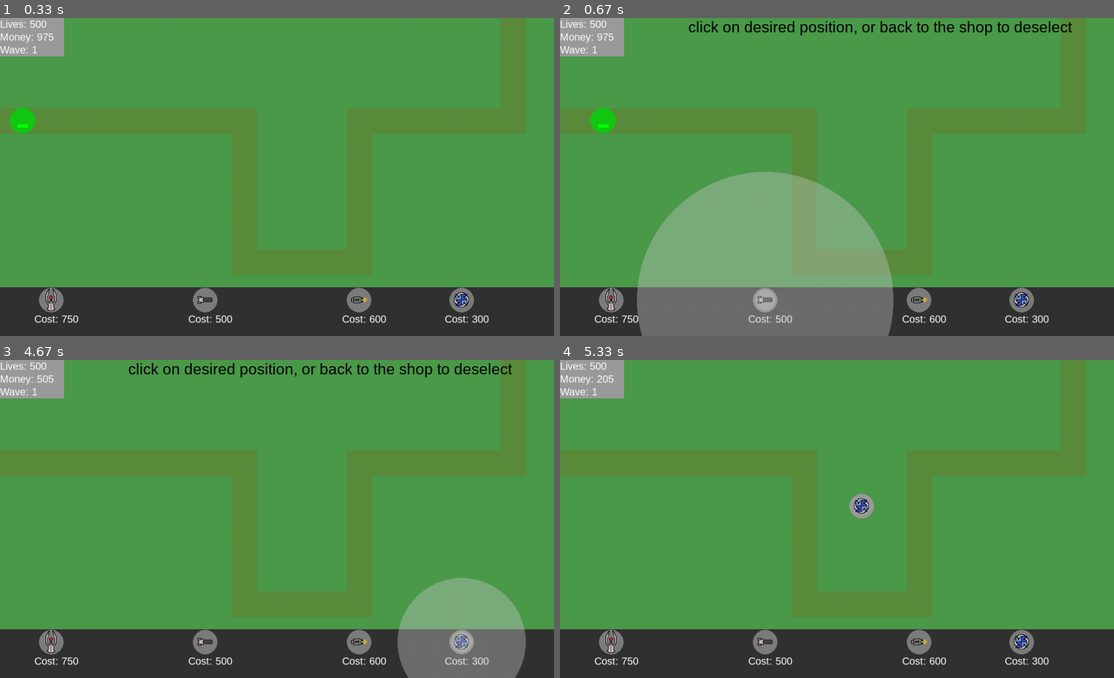
Above: before the commit, frames 1-4 (two rows, left to right).
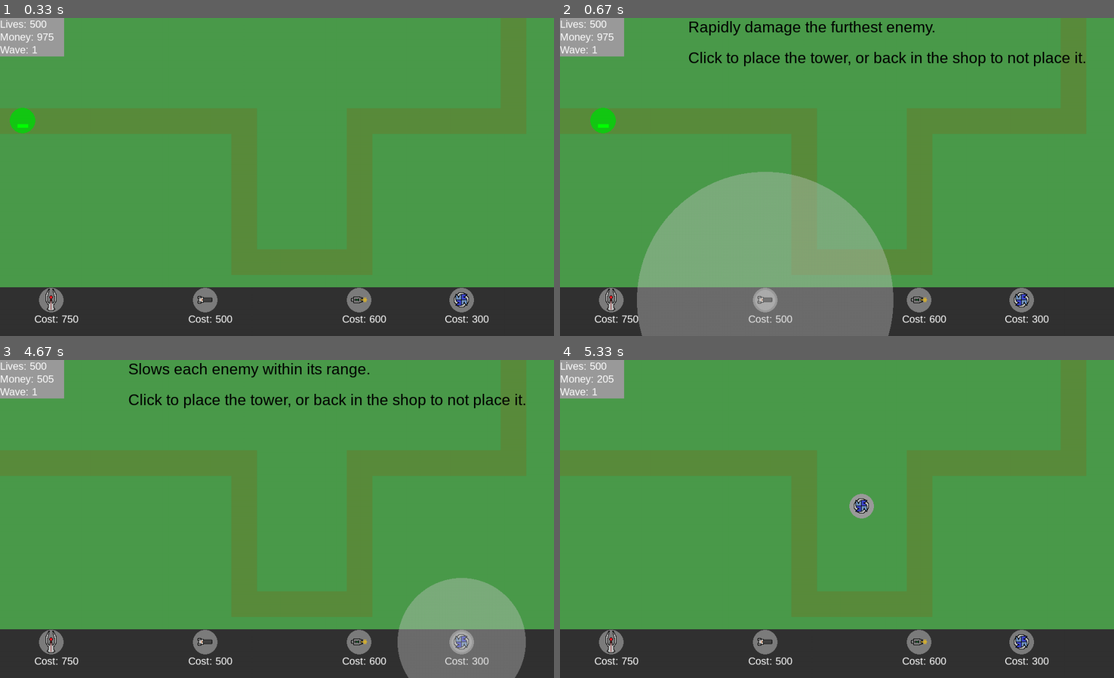
Above: after the commit, the same moments.

Repository: rhit-catapult/pygameproject-team0
Game: pygame game, started from project.py
Same seed, same stepped clock (60 frames per second), same inputs: the game is played once before the commit and once after it.
Inputs (mouse positions are in pixels of both pictures, inside the frame that each line leads up to):
- Up to frame 1 (0.33 s): no input
- Up to frame 2 (0.67 s): click (764, 301) at 0.38 s
- Up to frame 3 (4.67 s): click "Money: 975" at 0.72 s; click (454, 509) at 1.05 s; click "Money: 485" at 1.38 s; click (360, 407) at 1.72 s; click "Money: 491" at 2.38 s; click (277, 557) at 2.72 s; click "Money: 495" at 3.72 s; click (94, 550) at 4.05 s; click (459, 643) at 4.38 s
- Up to frame 4 (5.33 s): click (859, 506) at 4.72 s; click (681, 553) at 5.05 s

Frame 1 is identical in both runs. In frame 2, 2.1% of the frame differs, in the area x 23-95%, y 0-16%; in frame 3, 2.1%; in frame 4, nothing differs.

Commit message:
Indicates what the towers do

Diff:
--- a/project.py
+++ b/project.py
@@ -850,7 +850,7 @@
                                     image1 = pygame.image.load('TowerDef_BeamTurret - Copy - Copy.png')
                                     font = pygame.font.SysFont("Arial",30)
 
-                                    text = font.render("click on desired position, or back to the shop to deselect",True,(0,0,0))
+                                    text = font.render("Fires a continuous beam that damages each enemy within it.",True,(0,0,0))
                                     buffer = time.time() + .2
                                     placingTower1 = True
                     if money >= 500:
@@ -859,7 +859,7 @@
                                         image2 = pygame.image.load('TowerDef_MinigunTurret.png')
                                         font = pygame.font.SysFont("Arial", 30)
 
-                                        text = font.render("click on desired position, or back to the shop to deselect",
+                                        text = font.render("Rapidly damage the furthest enemy.",
                                                        True, (0, 0, 0))
                                         buffer = time.time() + .2
                                         placingTower2 = True
@@ -869,7 +869,7 @@
                                 image3 = pygame.image.load('TowerDef_LightningReady.png')
                                 font = pygame.font.SysFont("Arial", 30)
 
-                                text = font.render("click on desired position, or back to the shop to deselect",
+                                text = font.render("Heavily damages the healthiest enemy once a second.",
                                                    True, (0, 0, 0))
                                 buffer = time.time() + .2
                                 placingTower3 = True
@@ -879,11 +879,14 @@
                                 image4 = pygame.image.load('TowerDef_StaticTurret.png')
                                 font = pygame.font.SysFont("Arial", 30)
 
-                                text = font.render("click on desired position, or back to the shop to deselect",
+                                text = font.render("Slows each enemy within its range.",
                                                    True, (0, 0, 0))
                                 buffer = time.time() + .2
                                 placingTower4 = True
-
+        if placingTower1 or placingTower3 or placingTower2 or placingTower4:
+            sfont = pygame.font.SysFont("Arial",30)
+            text1 = sfont.render("Click to place the tower, or back in the shop to not place it.",True,(0,0,0))
+            screen.blit(text1,(250,60))
         if placingTower1:
             pygame.draw.circle(screen, (155, 155, 155), pygame.mouse.get_pos(), 20)
             x,y = pygame.mouse.get_pos()
